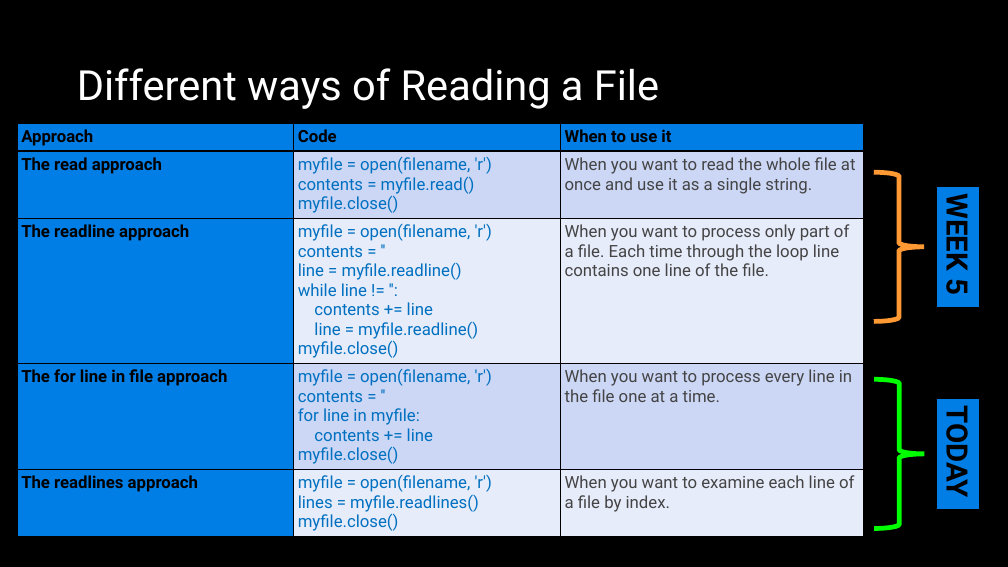
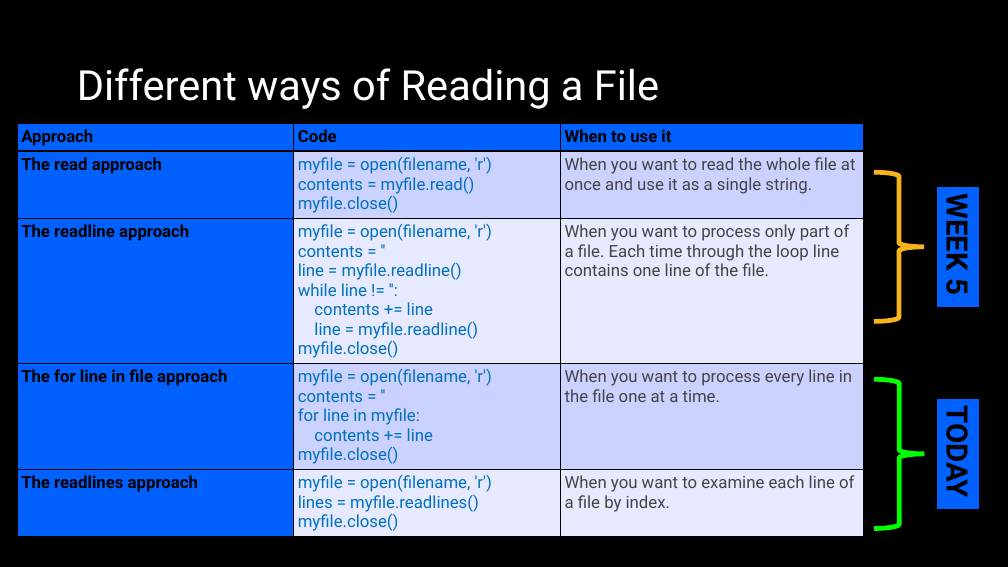
Before and after one commit to APS106/APS106-winter-2026-goodfellow-sutton, a slide deck: slide 7 of lectures/week11/lecture2/slides/week11_lecture2.pptx. Drawn at 1008x567 pixels with LibreOffice and Linux fonts; fonts in the diff are those of the drawing; background and template pictures are left out. Boxes give left, top, right and bottom in pixels: in the first picture for what was removed or moved away, otherwise in the second. Text is boxed around its words. In the diff, an @@ line names an element or a change of style, - is before the commit and + after.

Commit message:
week 10 updates

```diff
--- a/lectures/week11/lecture2/slides/week11_lecture2.pptx
+++ b/lectures/week11/lecture2/slides/week11_lecture2.pptx
@@ table at (17,123,864,548) @@
@@ fill #017EE5 to #0061FF in 7 cells @@
@@ fill #CCD8F5 to #CCD2FF in 4 cells @@
@@ fill #E7ECFA to #E7EAFF in 4 cells @@
@@ right brace at (874,172,925,321): outline #FF9933 4.5 pt to #F7B41A 4.5 pt @@
@@ rectangle "WEEK 5" at (937,186,980,307): fill #017EE5 to #0061FF @@
@@ rectangle "TODAY" at (937,398,980,510): fill #017EE5 to #0061FF @@
```
Also in this commit, not shown: 28 other slides changed, 12 other files.
